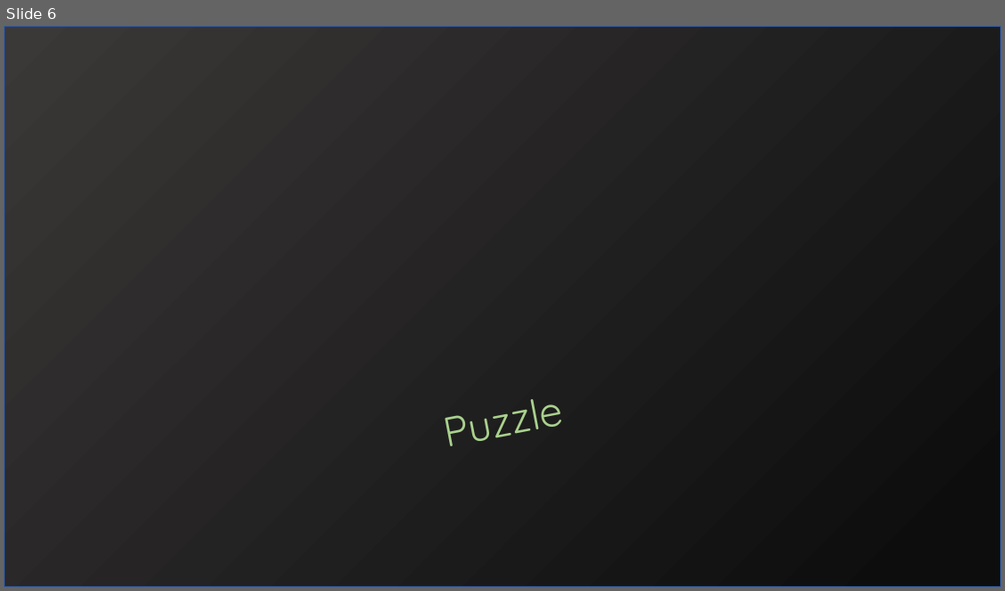
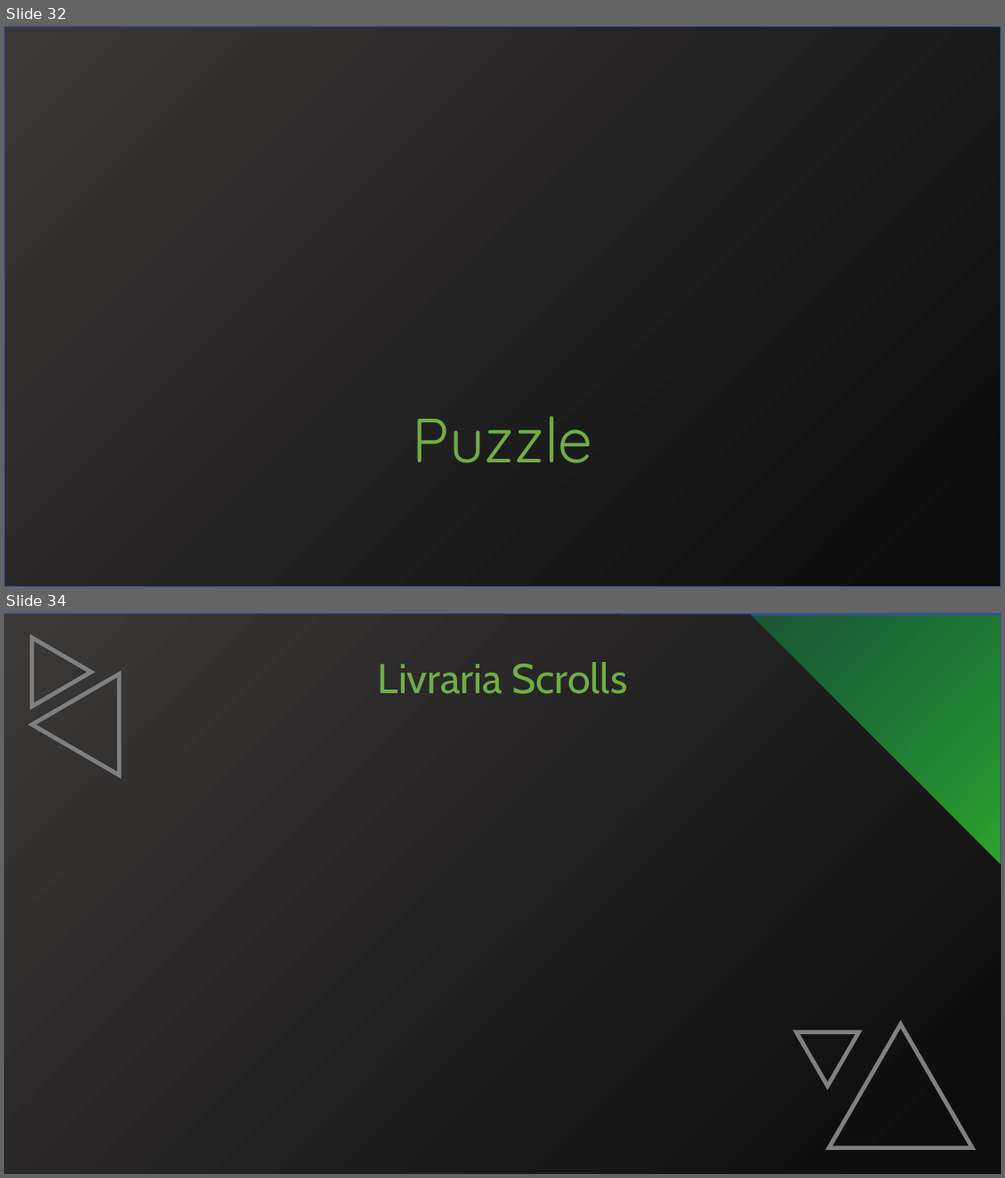
Before and after one commit to SamuelHiroyuki/Scrolls, a slide deck: Apresentação.pptx. Shown one above the other, each under a label of ours: slide 6 before the commit, slides 32 and 34 after it; the slides between them are not shown. The pictures are 1005x591 and 1005x1178 pixels, drawn with LibreOffice and Linux fonts; fonts in the diff are those of the drawing. Boxes give left, top, right and bottom in pixels: in the first picture for what was removed or moved away, otherwise in the second. Text is boxed around its words. In the diff, an @@ line names an element or a change of style, - is before the commit and + after.

```diff
--- a/Apresentação.pptx
+++ b/Apresentação.pptx
@@ slide 34 added at [4,613,1001,1174], background #FFFFFF @@
@@ rectangle added at [4,613,1001,1174], fill gradient #3B3838 to #0D0D0D, outline #325491 1 pt @@
@@ freeform shape added at [4,615,1001,1174], fill gradient #3B3838 to #0D0D0D @@
@@ triangle added at [32,637,91,706], outline #808080 4 pt @@
@@ rectangle added at [619,615,1001,954], fill gradient #37B62A to #08A35C, outline #325491 1 pt @@
@@ text added at [378,662,628,694], 40 pt, text #70AD47 @@
+Livraria Scrolls
@@ triangle added at [32,674,119,775], outline #808080 4 pt @@
@@ triangle added at [797,1032,859,1086], outline #808080 4 pt @@
@@ triangle added at [829,1024,972,1148], outline #808080 4 pt @@
@@ what was slide 6 is now slide 32 @@
@@ slide 32 changed as well @@
@@ text "Puzzle": place and size @@
-text "Puzzle" at [421,377,584,463]
+text "Puzzle" at [413,416,593,463]
@@ text "Puzzle" at [413,416,593,463]: size 40 to 60 pt, text colour #A9D18E to #70AD47, letter outline none to #808080 0.75 pt; rotation 349 to 0 degrees @@
```
Also in this commit, not shown: 10 other slides changed, 18 other slides added, 5 slides removed.
